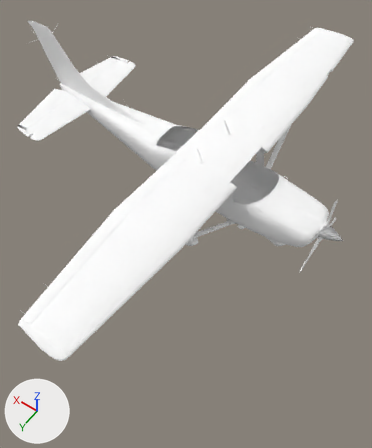
Two versions of the Blender file dev/C182S.blend, one commit apart.
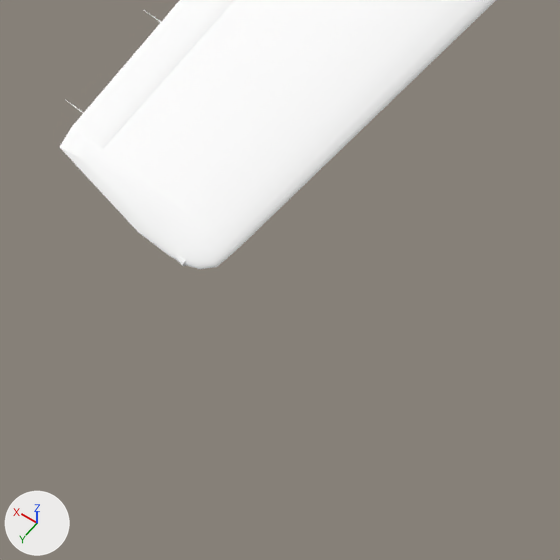
The first picture shows the older version from a camera (50 mm lens) standing at (-2.71, 6.95, 8.55) and looking at (1.5, 1.06, -0.71). The close-ups show both versions on the part from 0% to 45% of the width and 63% to 100% of the height of that picture; other places that the commit changed are outside them. Lighting does not change. The marker at lower left points along +X, +Y and +Z.

The first close-up shows 'Aileron.R', 'Fuselage'.
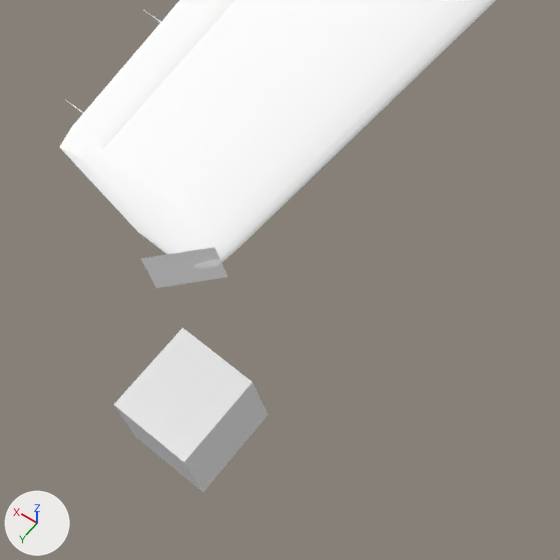
Pixel boxes [x1, y1, x2, y2] of what changed, in the close-ups (560 x 560 px):
'safety-cone.cs.R', shown
    after: [114, 328, 268, 492]
'NavLightGreen', shown
    after: [141, 247, 228, 288]

Edits to the bpy script that builds the scene:
```text
Change ob_navlightgreen:
    remove ob_navlightgreen.hide_set(True)  # its collection is switched off
Change ob_safety_cone_cs_r:
    remove ob_safety_cone_cs_r.hide_set(True)  # its collection is switched off
```
